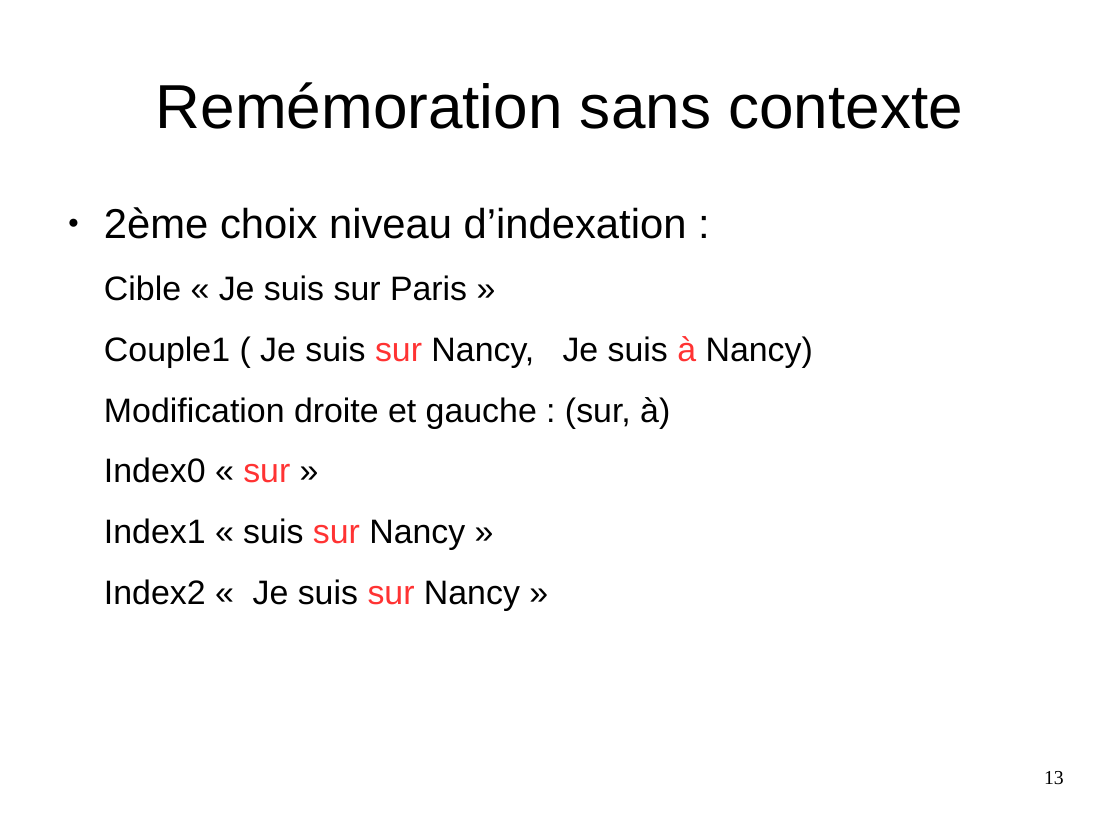
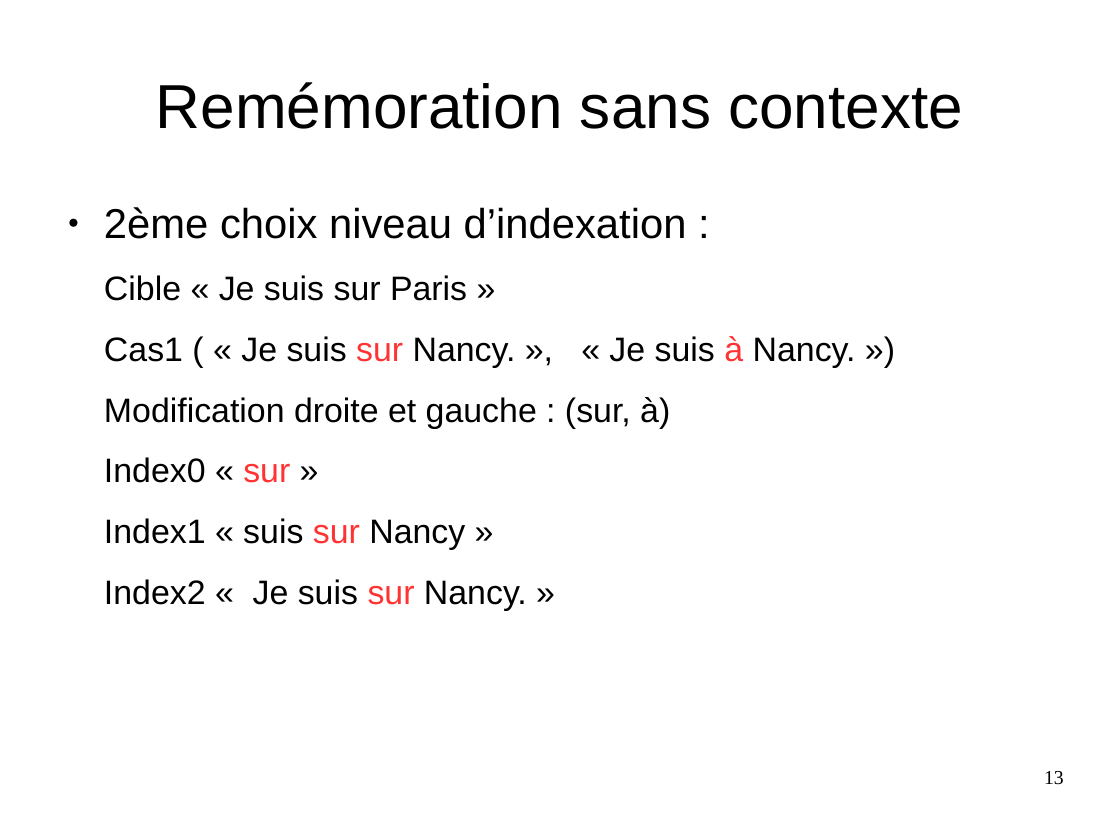
Before and after one commit to Sle3pingForest/StageL3, a slide deck: slide 13 of RapportAndre/Pres.odp. Drawn at 1120x840 pixels with LibreOffice and Linux fonts; fonts in the diff are those of the drawing. Boxes give left, top, right and bottom in pixels: in the first picture for what was removed or moved away, otherwise in the second. Text is boxed around its words. In the diff, an @@ line names an element or a change of style, - is before the commit and + after.

```diff
--- a/RapportAndre/Pres.odp
+++ b/RapportAndre/Pres.odp
@@ text at (x1=104, y1=336, x2=856, y2=368): text changed @@
-Couple1 ( Je suis sur Nancy, Je suis à Nancy)
+Cas1 ( « Je suis sur Nancy. », « Je suis à Nancy. »)
@@ text at (x1=104, y1=579, x2=527, y2=611): text changed @@
-Index2 « Je suis sur Nancy »
+Index2 « Je suis sur Nancy. »
```
Also in this commit, not shown: 8 other slides changed, 2 slides added, 2 slides removed, 2 other files.
